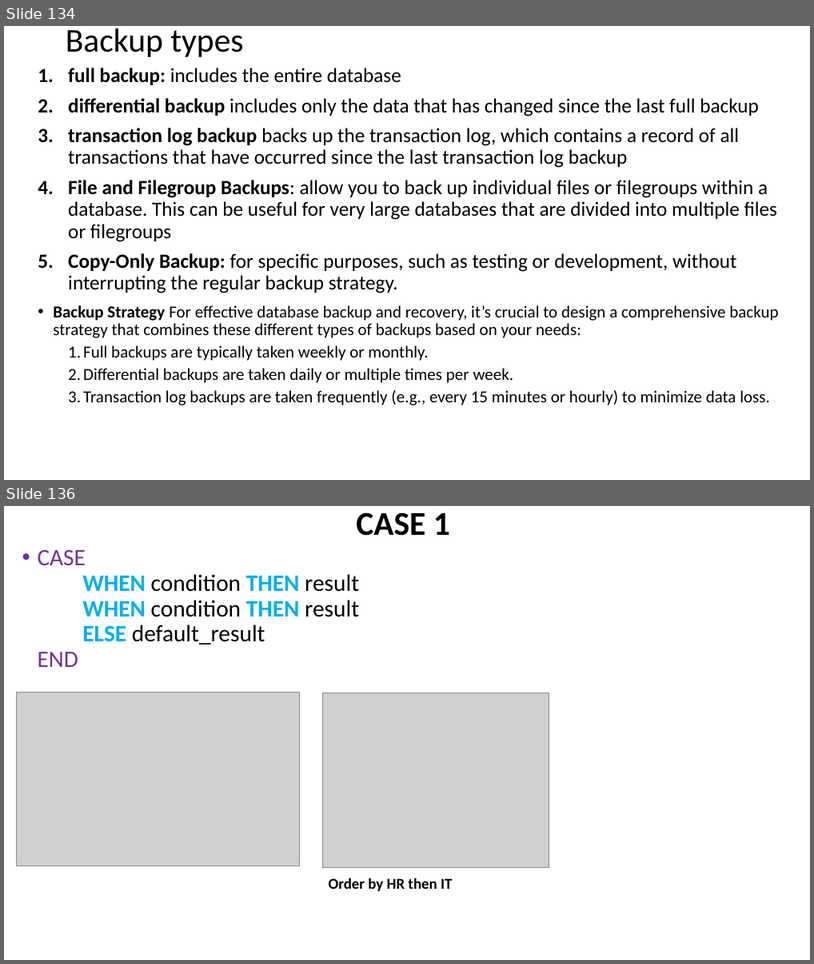
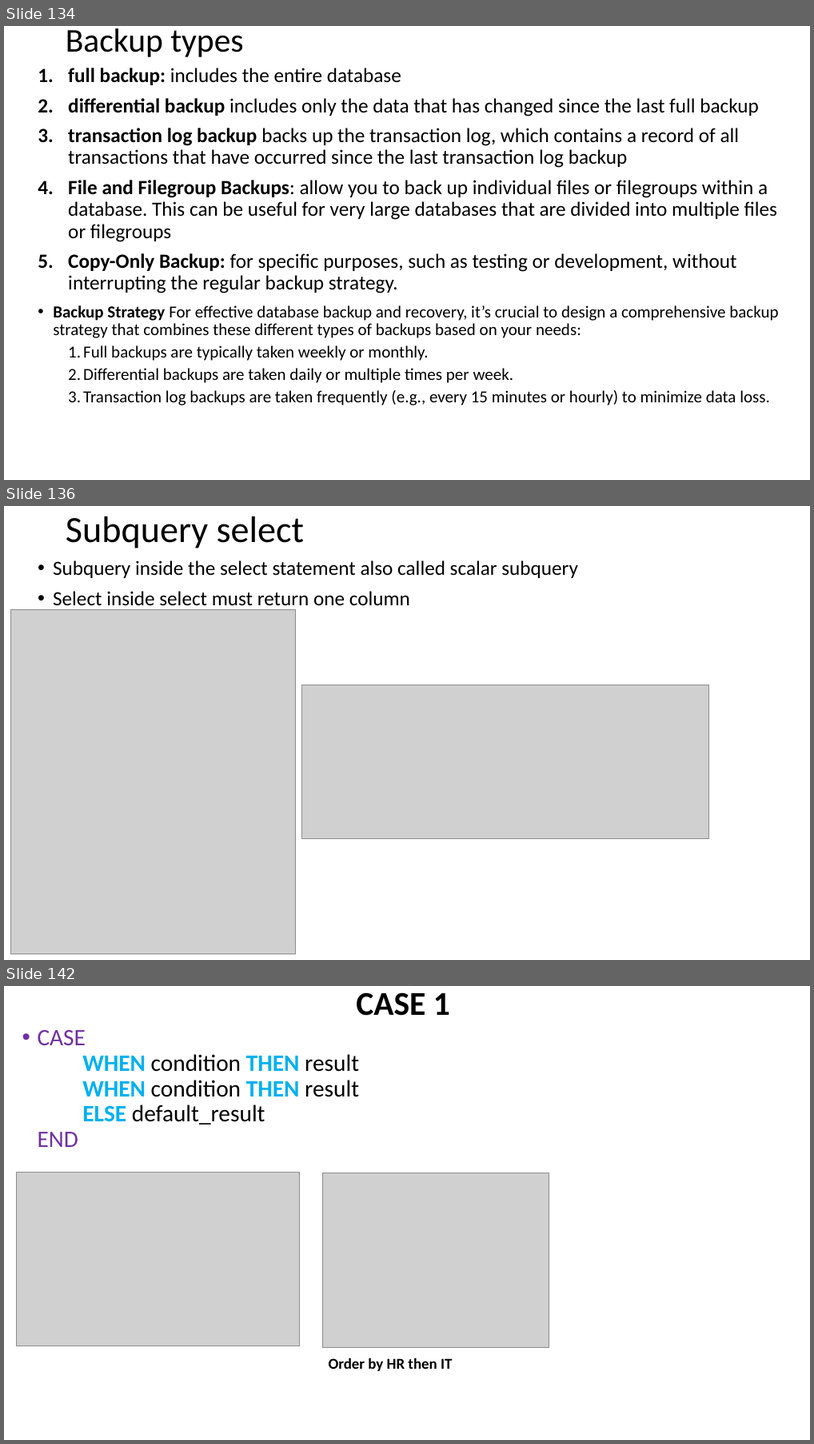
Before and after one commit to AhmedMohamedSamir1/Summary, a slide deck: Dot Net/2_DB.pptx. Shown one above the other, each under a label of ours: slides 134 and 136 before the commit, slides 134, 136 and 142 after it; the slides between them are not shown. The pictures are 814x964 and 814x1444 pixels, drawn with LibreOffice and Linux fonts; fonts in the diff are those of the drawing; grey boxes stand for pictures. Boxes give left, top, right and bottom in pixels: in the first picture for what was removed or moved away, otherwise in the second. Text is boxed around its words. In the diff, an @@ line names an element or a change of style, - is before the commit and + after.

```diff
--- a/Dot Net/2_DB.pptx
+++ b/Dot Net/2_DB.pptx
@@ slide 136 added at box(4, 506, 810, 960), background #FFFFFF @@
@@ title added at box(66, 516, 304, 548), 44 pt, text #000000 @@
+Subquery select
@@ text added at box(53, 560, 578, 610), 24 pt, text #000000 @@
+• Subquery inside the select statement also called scalar subquery
+• Select inside select must return one column
@@ picture added at box(10, 609, 296, 954) @@
@@ picture added at box(302, 684, 709, 838) @@
@@ what was slide 136 is now slide 142 @@
```
Also in this commit, not shown: 6 slides changed, 20 other slides added, 1 slide removed, 3 other files.
